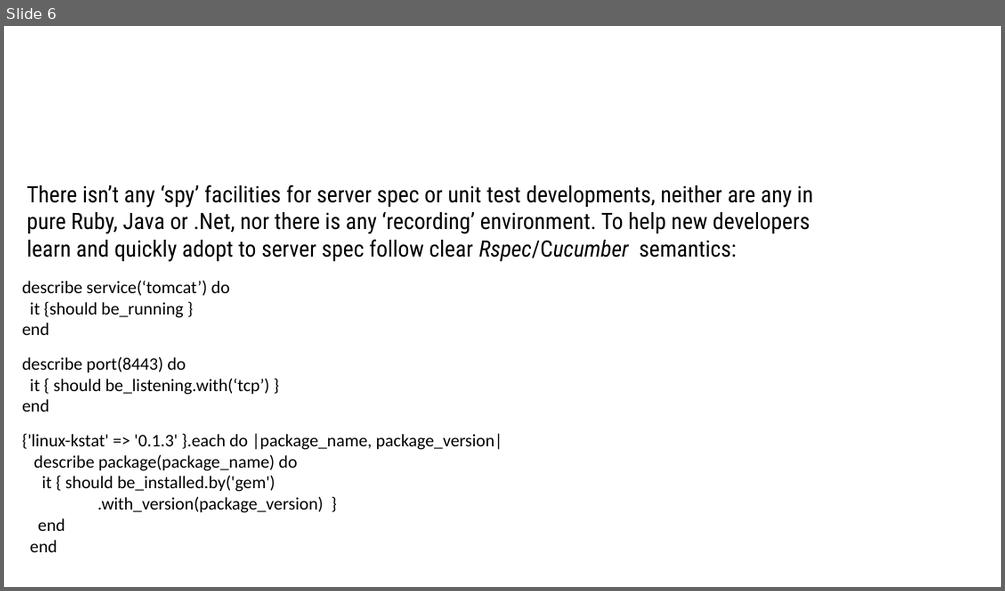
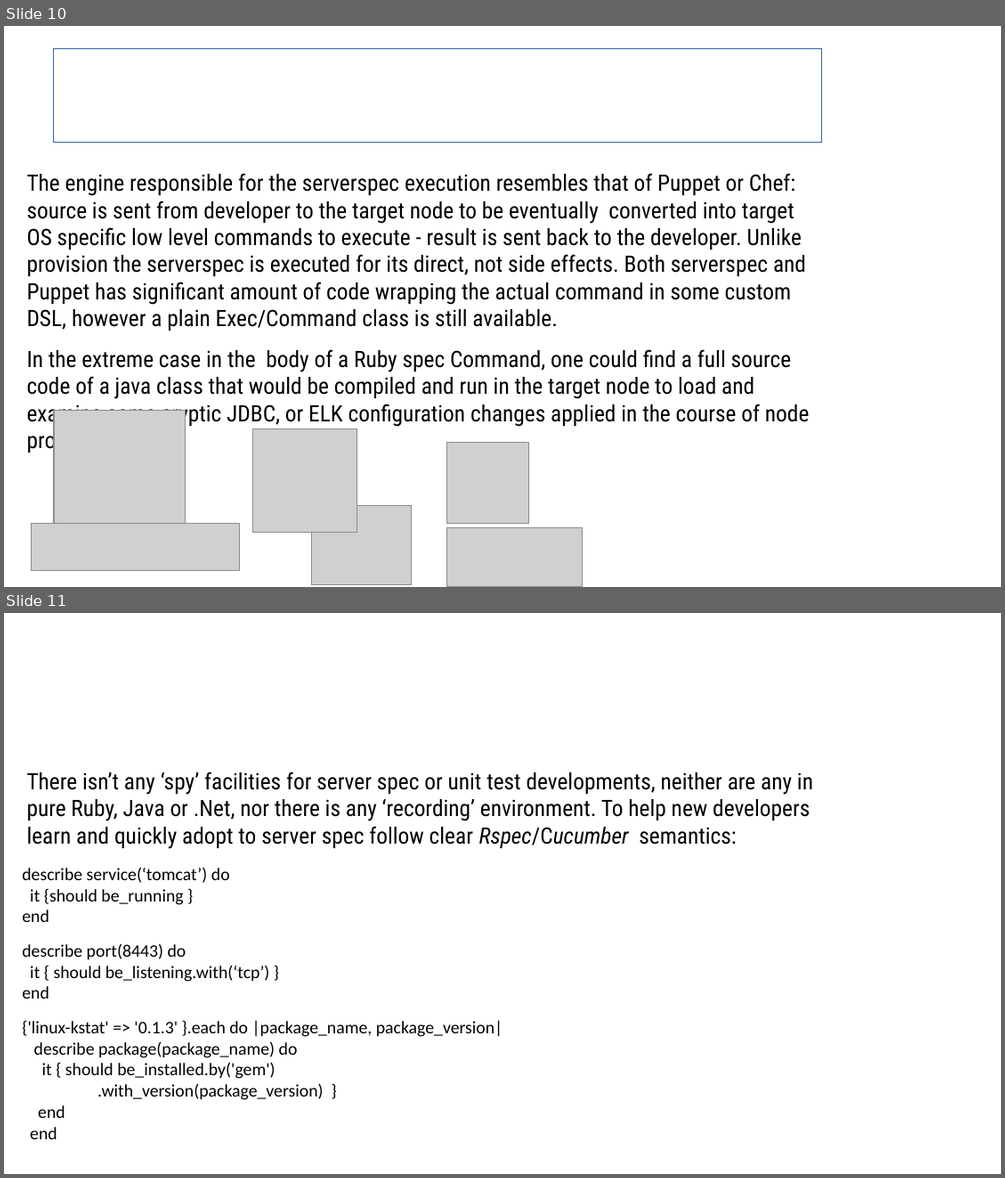
Before and after one commit to sergueik/uru_serverspec, a slide deck: Serverspec Integration in Cloud Provision.odp. Shown one above the other, each under a label of ours: slide 6 before the commit, slides 10 and 11 after it. The pictures are 1005x591 and 1005x1178 pixels, drawn with LibreOffice and Linux fonts; fonts in the diff are those of the drawing; grey boxes stand for pictures; background and template pictures are left out. Boxes give left, top, right and bottom in pixels: in the first picture for what was removed or moved away, otherwise in the second. Text is boxed around its words. In the diff, an @@ line names an element or a change of style, - is before the commit and + after.

```diff
--- a/Serverspec Integration in Cloud Provision.odp
+++ b/Serverspec Integration in Cloud Provision.odp
@@ slide 10 added at <box>4,26,1001,587</box>, background #FFFFFF @@
@@ title added at <box>54,48,822,143</box>, outline #3465A4 0 pt, 31.1 pt, text #FFFFFF, bold @@
+Extreme serverspec
@@ text added at <box>27,173,809,453</box>, 18 pt, text #000000 @@
+The engine responsible for the serverspec execution resembles that of Puppet or Chef: source is sent from developer to the target node to be eventually converted into target OS specific low level commands to execute - result is sent back to the developer. Unlike provision the serverspec is executed for its direct, not side effects. Both serverspec and Puppet has significant amount of code wrapping the actual command in some custom DSL, however a plain Exec/Command class is still available.
+In the extreme case in the body of a Ruby spec Command, one could find a full source code of a java class that would be compiled and run in the target node to load and examine some cryptic JDBC, or ELK configuration changes applied in the course of node provision:
@@ picture added at <box>54,410,185,541</box> @@
@@ picture added at <box>252,428,356,532</box> @@
@@ picture added at <box>447,443,528,524</box> @@
@@ picture added at <box>312,506,411,585</box> @@
@@ picture added at <box>31,524,239,571</box> @@
@@ picture added at <box>447,528,582,587</box> @@
@@ what was slide 6 is now slide 11 @@
```
Also in this commit, not shown: 7 slides changed, 10 other slides added, 2 slides removed, 1 other file.
